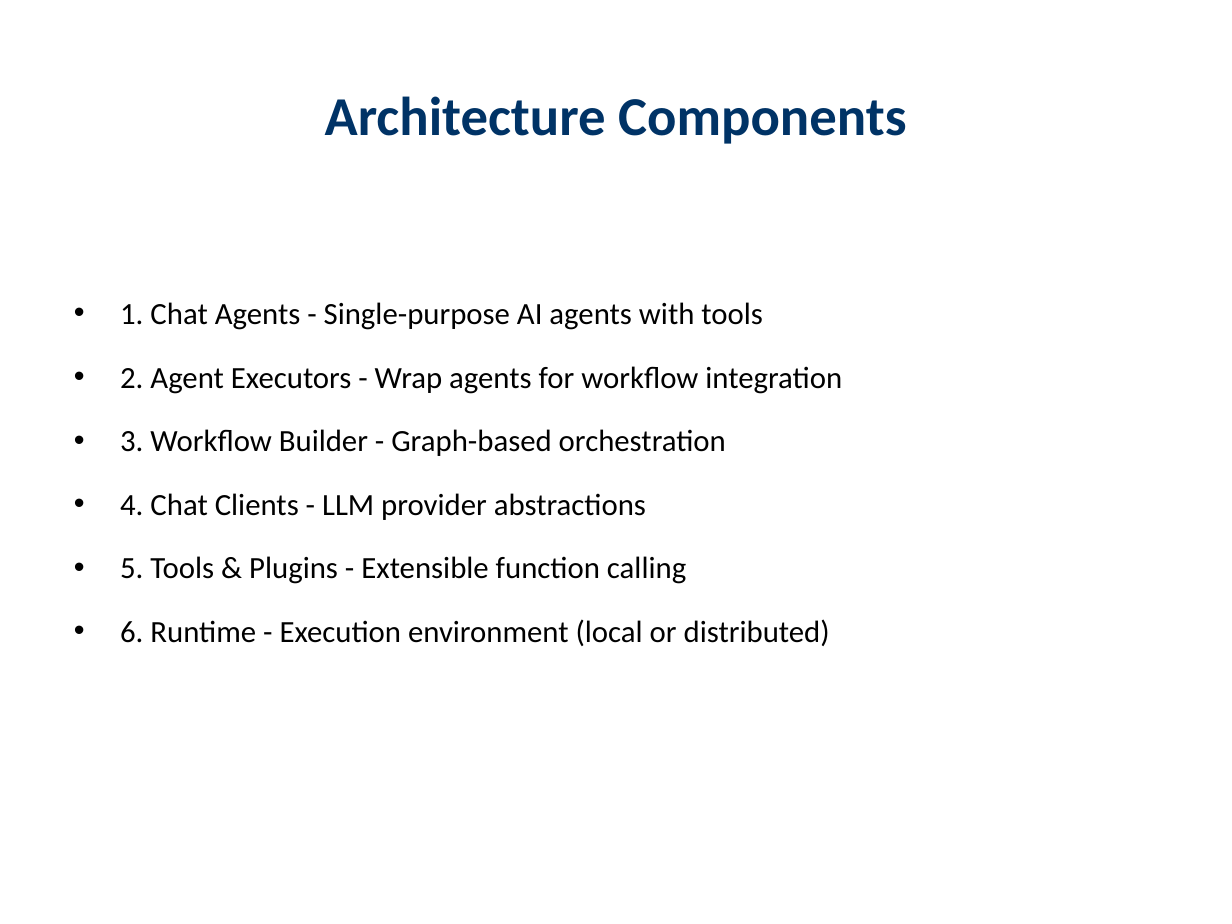
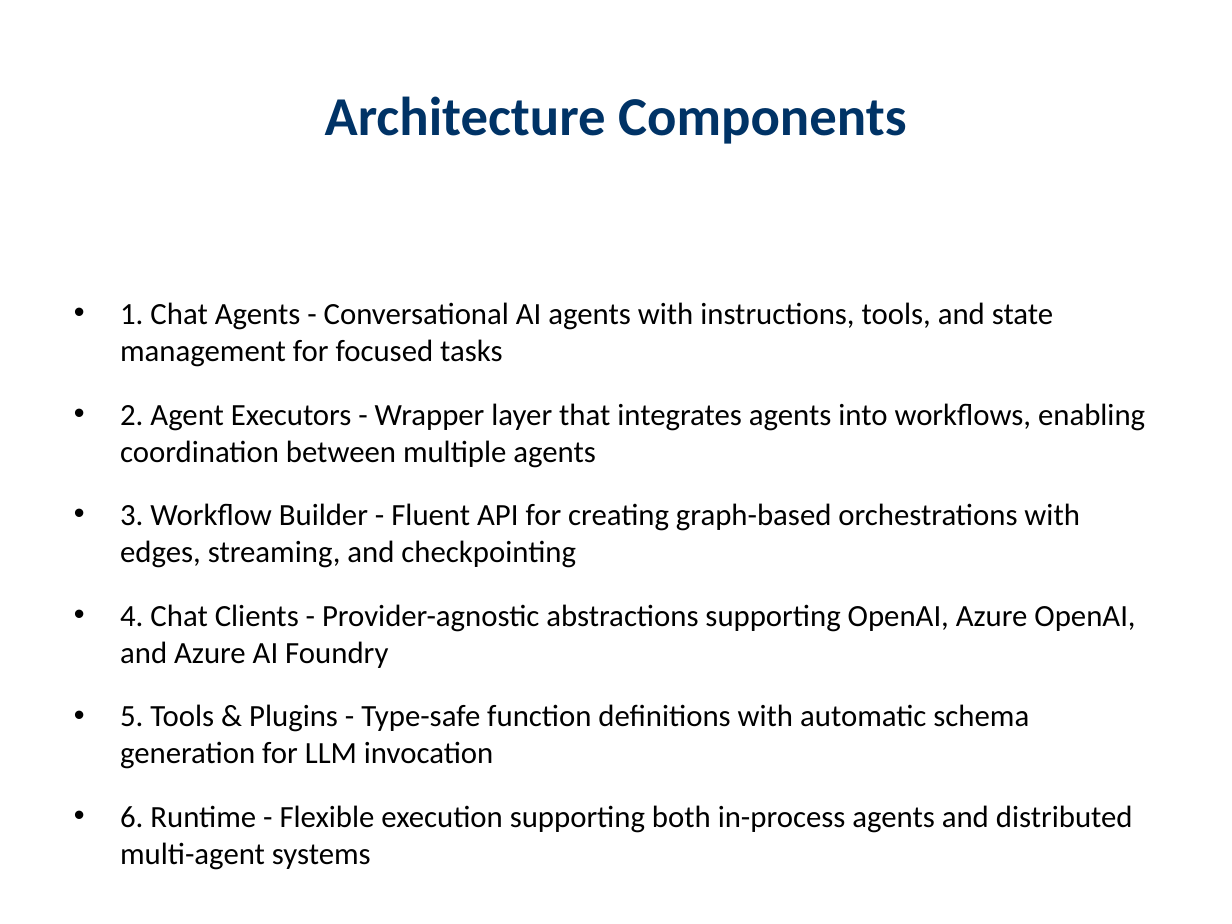
Before and after one commit to Arturo-Quiroga-MSFT/agent-framework, a slide deck: slide 5 of presentations/agent_framework_overview.pptx. Drawn at 1232x924 pixels with LibreOffice and Linux fonts; fonts in the diff are those of the drawing. Boxes give left, top, right and bottom in pixels: in the first picture for what was removed or moved away, otherwise in the second. Text is boxed around its words. In the diff, an @@ line names an element or a change of style, - is before the commit and + after.

```diff
--- a/presentations/agent_framework_overview.pptx
+++ b/presentations/agent_framework_overview.pptx
@@ text at <box>120,302,1145,833</box>: text changed @@
-• 1. Chat Agents - Single-purpose AI agents with tools
-• 2. Agent Executors - Wrap agents for workflow integration
-• 3. Workflow Builder - Graph-based orchestration
-• 4. Chat Clients - LLM provider abstractions
-• 5. Tools & Plugins - Extensible function calling
-• 6. Runtime - Execution environment (local or distributed)
+• 1. Chat Agents - Conversational AI agents with instructions, tools, and state management for focused tasks
+• 2. Agent Executors - Wrapper layer that integrates agents into workflows, enabling coordination between multiple agents
+• 3. Workflow Builder - Fluent API for creating graph-based orchestrations with edges, streaming, and checkpointing
+• 4. Chat Clients - Provider-agnostic abstractions supporting OpenAI, Azure OpenAI, and Azure AI Foundry
+• 5. Tools & Plugins - Type-safe function definitions with automatic schema generation for LLM invocation
+• 6. Runtime - Flexible execution supporting both in-process agents and distributed multi-agent systems
```
Also in this commit, not shown: 6 other files.
